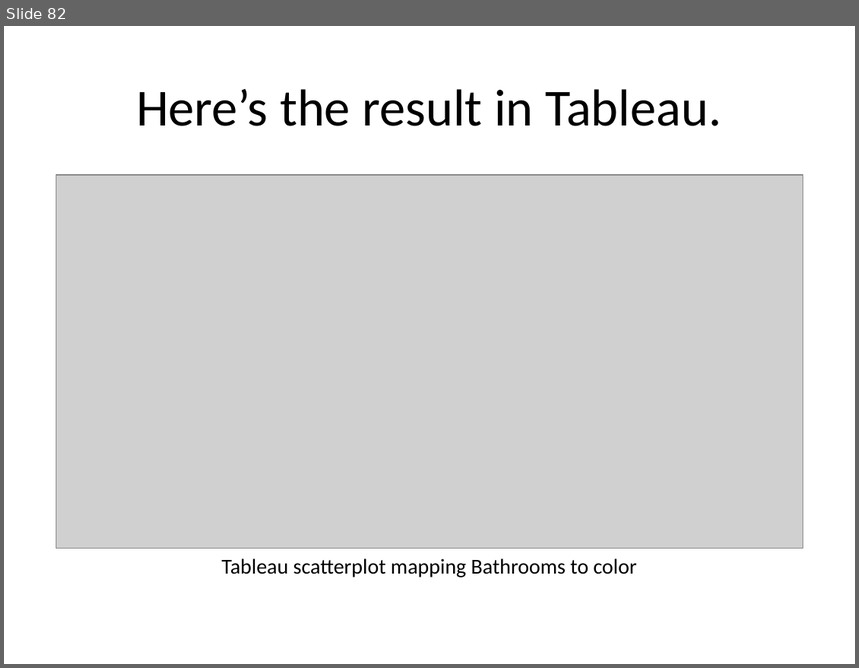
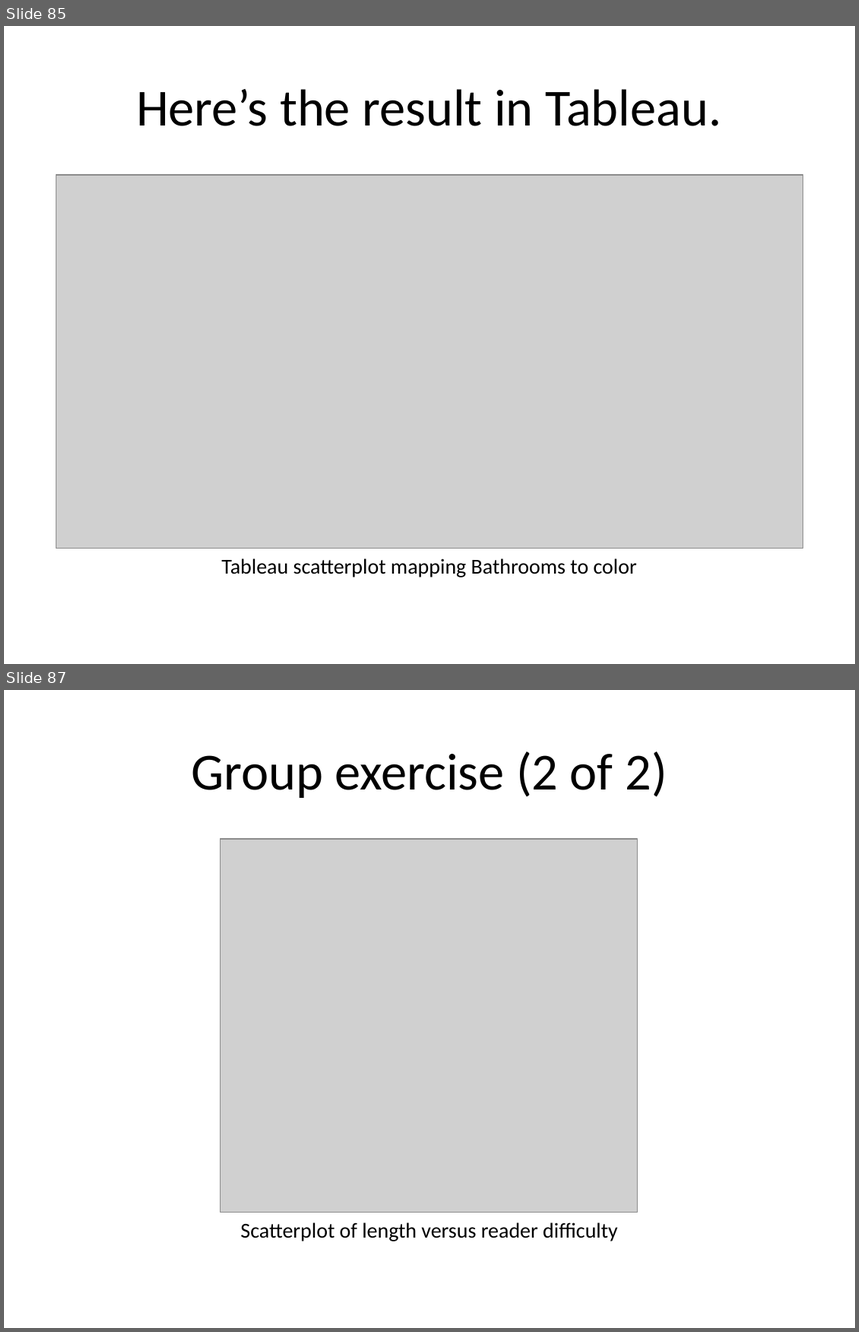
Before and after one commit to pmean/data-visualization, a slide deck: data-viz-01/src/complete-lecture.pptx. Shown one above the other, each under a label of ours: slide 82 before the commit, slides 85 and 87 after it; the slides between them are not shown. The pictures are 859x668 and 859x1332 pixels, drawn with LibreOffice and Linux fonts; fonts in the diff are those of the drawing; grey boxes stand for pictures. Boxes give left, top, right and bottom in pixels: in the first picture for what was removed or moved away, otherwise in the second. Text is boxed around its words. In the diff, an @@ line names an element or a change of style, - is before the commit and + after.

```diff
--- a/data-viz-01/src/complete-lecture.pptx
+++ b/data-viz-01/src/complete-lecture.pptx
@@ slide 87 added at (x1=4, y1=690, x2=855, y2=1328), background #FFFFFF @@
@@ title added at (x1=191, y1=752, x2=667, y2=798), 44 pt, text #000000 @@
+Group exercise (2 of 2)
@@ picture added at (x1=220, y1=839, x2=637, y2=1213) @@
@@ text added at (x1=240, y1=1223, x2=618, y2=1242), 18 pt, text #000000 @@
+Scatterplot of length versus reader difficulty
@@ what was slide 82 is now slide 85 @@
```
Also in this commit, not shown: 5 slides changed, 22 other slides added, 25 other files.
